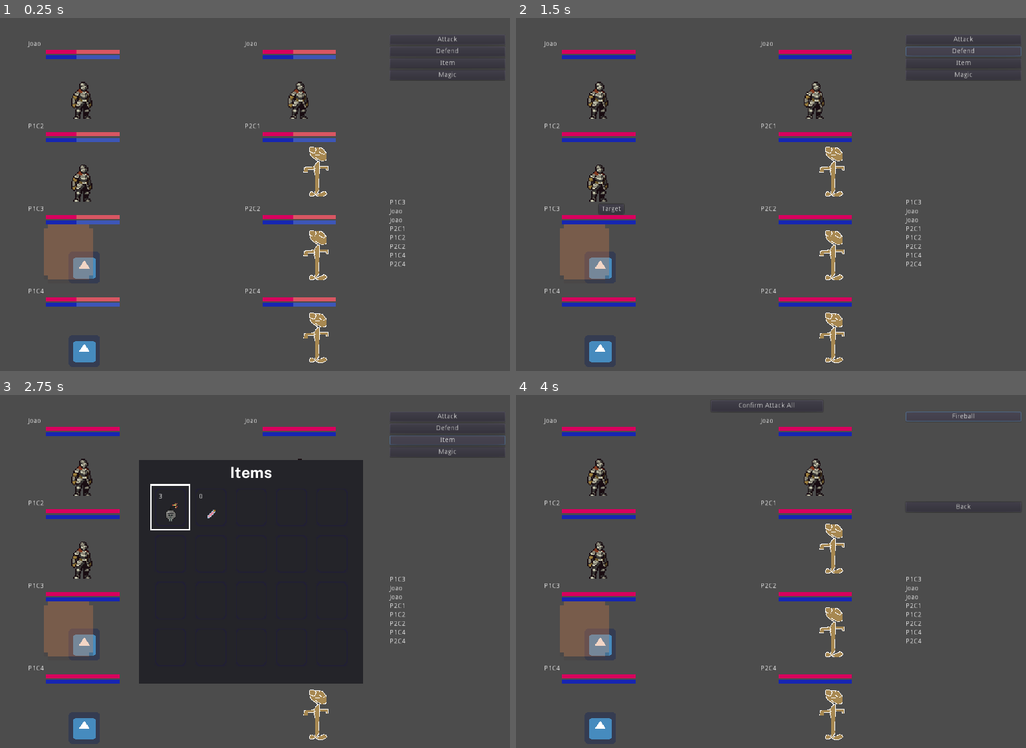
Above: before the commit, frames 1-4 (two rows, left to right).
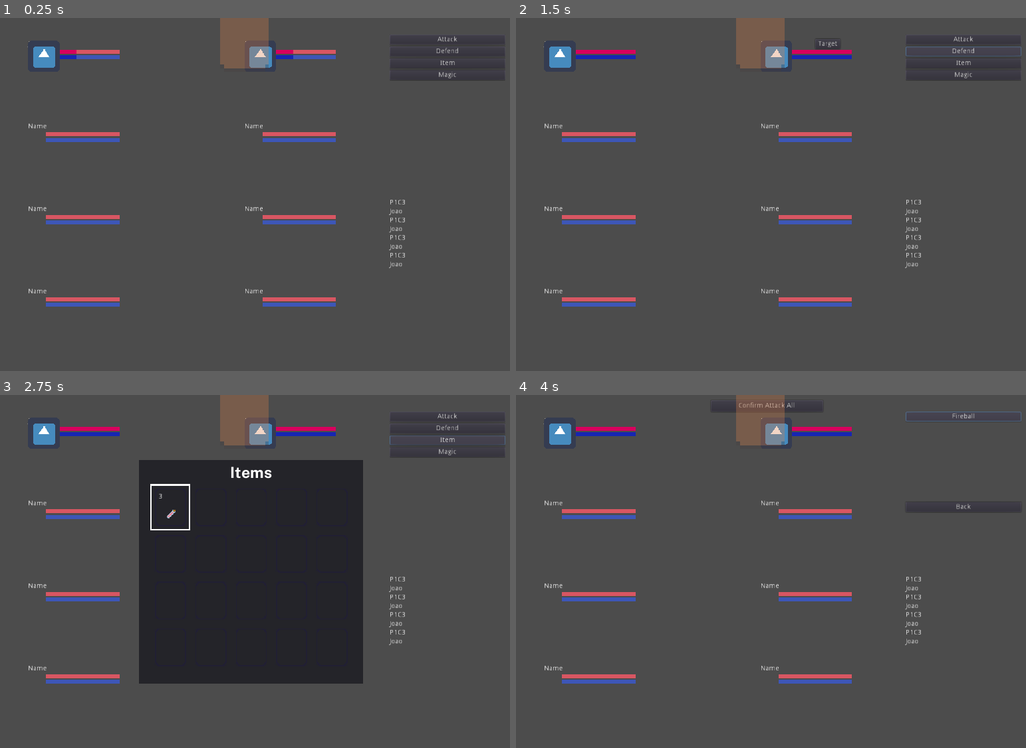
Above: after the commit, the same moments.

Repository: SiTOTG/Magic-Wars
Game: Godot game, scene res://Main.tscn
Same seed, same stepped clock (60 frames per second), same inputs: the game is played once before the commit and once after it. The engine's default icon, where the game draws it, is replaced by a stand-in: a white triangle on a blue panel in a dark square.
Inputs:
- Up to frame 1 (0.25 s): no input
- Up to frame 2 (1.5 s): click "Attack" at 0.5 s; click "Defend" at 1.25 s
- Up to frame 3 (2.75 s): click "Item" at 2 s
- Up to frame 4 (4 s): click "Magic" at 2.75 s; click "Fireball" at 3.5 s

The runs differ from the first frame. In frame 1, 6.1% of the frame differs, in the area x 5-80%, y 0-98%; in frame 2, 7.3%; in frame 3, 5.5%; in frame 4, 7.2%.

Commit message:
Make item played based
Still need to make them consume

Diff:
--- a/Actions/ItemAction/ItemAction.gd
+++ b/Actions/ItemAction/ItemAction.gd
@@ -15,6 +15,7 @@
 	else:
 		inventory = Inventory.instance()
 		ui.add_child(inventory)
+		inventory.items = turn_order.current_turn.player.item_slots
 	# warning-ignore:return_value_discarded
 		inventory.connect("item_selected", self, "_on_item_selected")
 
--- a/Character/CharacterNode.gd
+++ b/Character/CharacterNode.gd
@@ -18,11 +18,17 @@
 
 var special: SpecialNode
 var is_defending = false
+var player: Player
 
 func _ready():
+	setup()
+
+func setup():
 	for special_node in specials.get_children():
 		special_node.character = character
 	special = get_node(special_path)
+	hp = character.max_hp
+	mp = character.max_mp
 
 func set_hp(value):
 	hp = int(clamp(value, 0, character.max_hp))
--- a/Character/CharacterSlot.gd
+++ b/Character/CharacterSlot.gd
@@ -7,6 +7,7 @@
 var mpbar: BarUI
 var current_hpbar: TextureRect
 var nameLabel: Label
+
 
 func _ready():
 	init_ready()
@@ -33,8 +34,6 @@
 		hpbar.update_bar(character.hp, character.character.max_hp)
 		mpbar.update_bar(character.mp, character.character.max_mp)
 
-#	current_hpbar.rect_size.x = int(hp_rate*hpbar.rect_size.x)
-
 func _get_configuration_warning():
 	for child in get_children():
 		if child is CharacterNode:
--- a/Main.gd
+++ b/Main.gd
@@ -1,4 +1,6 @@
 extends Control
+
+const CharacterNodeScene = preload("res://Character/CharacterNode.tscn")
 
 export (Array, Resource) var actions = []
 export (Array, Resource) var players = []
@@ -9,6 +11,19 @@
 var game_over: = false
 
 func _ready():
+	for player in players:
+		player = player as Player
+		var character_slot_list = $P1 if player.player_group == "P1 Characters" else $P2
+		var slot = 0
+		for character in player.characters:
+			var character_node = CharacterNodeScene.instance()
+			character_node.character = character
+			character_node.add_to_group(player.player_group)
+			character_node.player = player
+			var character_slot: CharacterSlot = character_slot_list.get_child(slot)
+			character_slot.add_child(character_node)
+			character_slot.init_ready()
+			slot += 1
 	for action in actions:
 		init_action(action)
 		action_list.add_action(action)
@@ -16,6 +31,7 @@
 		if character is CharacterNode:
 			init_action(character.special.get_action())
 			character.connect("death", self, "_check_gameover_condition")
+	turn_order.setup()
 	action_list.add_action(turn_order.current_turn.special.get_action())
 
 func init_action(action):
--- a/Main.tscn
+++ b/Main.tscn
@@ -1,67 +1,14 @@
-[gd_scene load_steps=20 format=2]
+[gd_scene load_steps=10 format=2]
 
-[ext_resource path="res://Character/Dummy/CharacterNode1.tscn" type="PackedScene" id=1]
 [ext_resource path="res://Main.gd" type="Script" id=2]
 [ext_resource path="res://World/TurnOrder/TurnOrder.tscn" type="PackedScene" id=3]
-[ext_resource path="res://Character/Dummy/CharacterNode2.tscn" type="PackedScene" id=4]
-[ext_resource path="res://Character/Character.gd" type="Script" id=5]
 [ext_resource path="res://Actions/ActionList.tscn" type="PackedScene" id=6]
 [ext_resource path="res://Actions/DummyAttack.tres" type="Resource" id=7]
 [ext_resource path="res://Actions/DummyDefend.tres" type="Resource" id=8]
 [ext_resource path="res://Actions/ItemAction/ItemAction.tres" type="Resource" id=9]
-[ext_resource path="res://Assets/dummy.png" type="Texture" id=10]
 [ext_resource path="res://Character/CharacterSlot.tscn" type="PackedScene" id=11]
 [ext_resource path="res://Player/P1.tres" type="Resource" id=12]
 [ext_resource path="res://Player/P2.tres" type="Resource" id=13]
-
-[sub_resource type="Resource" id=4]
-script = ExtResource( 5 )
-speed = 1
-characterName = "P2C1"
-max_hp = 1
-damage = 3
-max_mp = 100
-
-[sub_resource type="Resource" id=5]
-script = ExtResource( 5 )
-speed = 1
-characterName = "P2C2"
-max_hp = 1
-damage = 3
-max_mp = 100
-
-[sub_resource type="Resource" id=6]
-script = ExtResource( 5 )
-speed = 1
-characterName = "P2C4"
-max_hp = 1
-damage = 3
-max_mp = 100
-
-[sub_resource type="Resource" id=2]
-script = ExtResource( 5 )
-speed = 1
-characterName = "P1C2"
-max_hp = 5
-damage = 1
-max_mp = 100
-
-[sub_resource type="Resource" id=7]
-resource_local_to_scene = true
-script = ExtResource( 5 )
-speed = 2
-characterName = "P1C3"
-max_hp = 5
-damage = 1
-max_mp = 100
-
-[sub_resource type="Resource" id=3]
-script = ExtResource( 5 )
-speed = 1
-characterName = "P1C4"
-max_hp = 5
-damage = 1
-max_mp = 100
 
 [node name="Main" type="Control"]
 anchor_right = 1.0
@@ -118,24 +65,12 @@
 "_edit_group_": true
 }
 
-[node name="Joao" parent="P2/CharacterSlot" groups=["P2 Characters"] instance=ExtResource( 1 )]
-centered = false
-__meta__ = {
-"_edit_group_": true
-}
-
 [node name="CharacterSlot2" parent="P2" instance=ExtResource( 11 )]
 margin_top = 168.0
 margin_bottom = 328.0
 __meta__ = {
 "_edit_group_": true
 }
-
-[node name="CharacterNode5" parent="P2/CharacterSlot2" groups=["P2 Characters"] instance=ExtResource( 4 )]
-position = Vector2( 100, 30 )
-texture = ExtResource( 10 )
-centered = false
-character = SubResource( 4 )
 
 [node name="CharacterSlot3" parent="P2" instance=ExtResource( 11 )]
 margin_top = 336.0
@@ -144,24 +79,12 @@
 "_edit_group_": true
 }
 
-[node name="CharacterNode6" parent="P2/CharacterSlot3" groups=["P2 Characters"] instance=ExtResource( 4 )]
-position = Vector2( 100, 32 )
-texture = ExtResource( 10 )
-centered = false
-character = SubResource( 5 )
-
 [node name="CharacterSlot4" parent="P2" instance=ExtResource( 11 )]
 margin_top = 504.0
 margin_bottom = 664.0
 __meta__ = {
 "_edit_group_": true
 }
-
-[node name="CharacterNode8" parent="P2/CharacterSlot4" groups=["P2 Characters"] instance=ExtResource( 4 )]
-position = Vector2( 100, 32 )
-texture = ExtResource( 10 )
-centered = false
-character = SubResource( 6 )
 
 [node name="P1" type="VBoxContainer" parent="."]
 anchor_bottom = 1.0
@@ -176,19 +99,12 @@
 "_edit_group_": true
 }
 
-[node name="CharacterNode1" parent="P1/CharacterSlot" groups=["P1 Characters"] instance=ExtResource( 1 )]
-centered = false
-
 [node name="CharacterSlot2" parent="P1" instance=ExtResource( 11 )]
 margin_top = 168.0
 margin_bottom = 328.0
 __meta__ = {
 "_edit_group_": true
 }
-
-[node name="CharacterNode2" parent="P1/CharacterSlot2" groups=["P1 Characters"] instance=ExtResource( 1 )]
-centered = false
-character = SubResource( 2 )
 
 [node name="CharacterSlot3" parent="P1" instance=ExtResource( 11 )]
 margin_top = 336.0
@@ -197,16 +113,6 @@
 "_edit_group_": true
 }
 
-[node name="CharacterNode3" parent="P1/CharacterSlot3" groups=["P1 Characters"] instance=ExtResource( 4 )]
-position = Vector2( 82, 94 )
-centered = false
-character = SubResource( 7 )
-
 [node name="CharacterSlot4" parent="P1" instance=ExtResource( 11 )]
 margin_top = 504.0
 margin_bottom = 664.0
-
-[node name="CharacterNode4" parent="P1/CharacterSlot4" groups=["P1 Characters"] instance=ExtResource( 4 )]
-position = Vector2( 82, 96 )
-centered = false
-character = SubResource( 3 )
--- a/Player/P1.tres
+++ b/Player/P1.tres
@@ -1,10 +1,17 @@
-[gd_resource type="Resource" load_steps=3 format=2]
+[gd_resource type="Resource" load_steps=6 format=2]
 
 [ext_resource path="res://Player/Player.gd" type="Script" id=1]
 [ext_resource path="res://Character/Dummy/Dummy.tres" type="Resource" id=2]
+[ext_resource path="res://World/Items/ItemSlot.gd" type="Script" id=4]
+[ext_resource path="res://World/Items/Bomb.tres" type="Resource" id=5]
+
+[sub_resource type="Resource" id=1]
+script = ExtResource( 4 )
+item = ExtResource( 5 )
+remaining = 2
 
 [resource]
 script = ExtResource( 1 )
 characters = [ ExtResource( 2 ) ]
-item_slots = [  ]
+item_slots = [ SubResource( 1 ) ]
 player_group = "P1 Characters"
--- a/Player/P2.tres
+++ b/Player/P2.tres
@@ -1,10 +1,17 @@
-[gd_resource type="Resource" load_steps=3 format=2]
+[gd_resource type="Resource" load_steps=6 format=2]
 
 [ext_resource path="res://Player/Player.gd" type="Script" id=1]
 [ext_resource path="res://Character/Dummy/Dummy2.tres" type="Resource" id=2]
+[ext_resource path="res://World/Items/HealthVial.tres" type="Resource" id=3]
+[ext_resource path="res://World/Items/ItemSlot.gd" type="Script" id=4]
+
+[sub_resource type="Resource" id=1]
+script = ExtResource( 4 )
+item = ExtResource( 3 )
+remaining = 3
 
 [resource]
 script = ExtResource( 1 )
 characters = [ ExtResource( 2 ) ]
-item_slots = [  ]
+item_slots = [ SubResource( 1 ) ]
 player_group = "P2 Characters"
--- a/World/TurnOrder/TurnOrder.gd
+++ b/World/TurnOrder/TurnOrder.gd
@@ -15,13 +15,12 @@
 
 export (int, 1, 20) var max_display_turns = 8
 
-func _ready():
+func setup():
 	for group in players:
 		for character_node in get_tree().get_nodes_in_group(group):
 			if character_node is CharacterNode:
 				players[group].add_character(character_node)
 				character_node.connect("death", self, "_on_character_death", [character_node])
-
 		players[group].turn_order.sort_custom(SpeedSorter, "sort_speed")
 
 	if players["P1 Characters"].get_top_speed() > players["P2 Characters"].get_top_speed():
